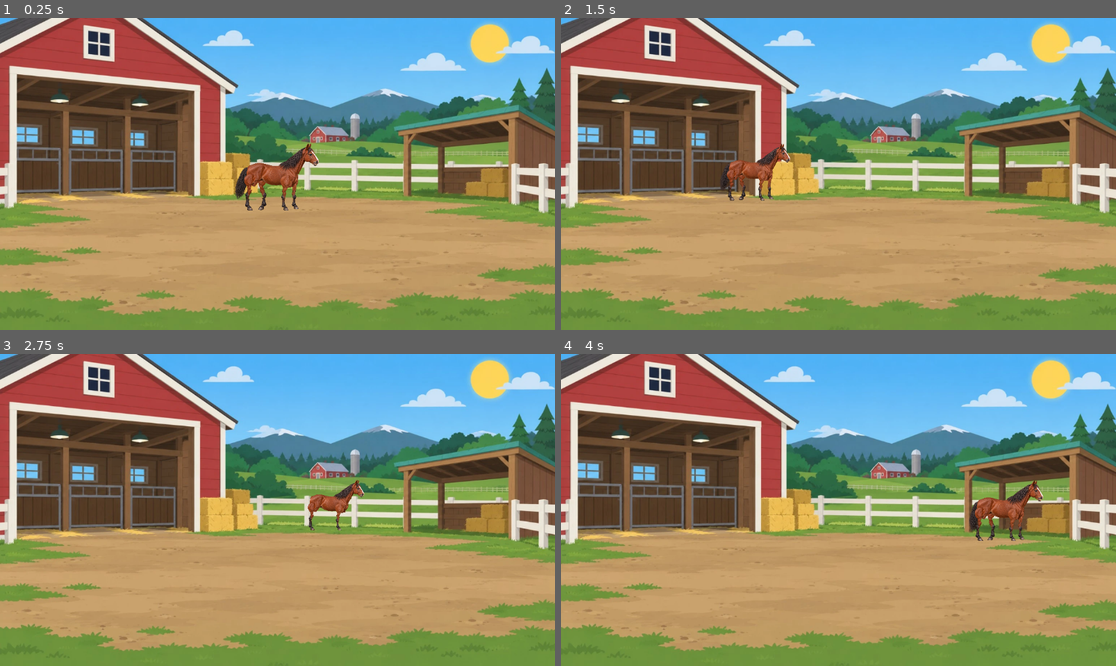
Above: before the commit, frames 1-4 (two rows, left to right).
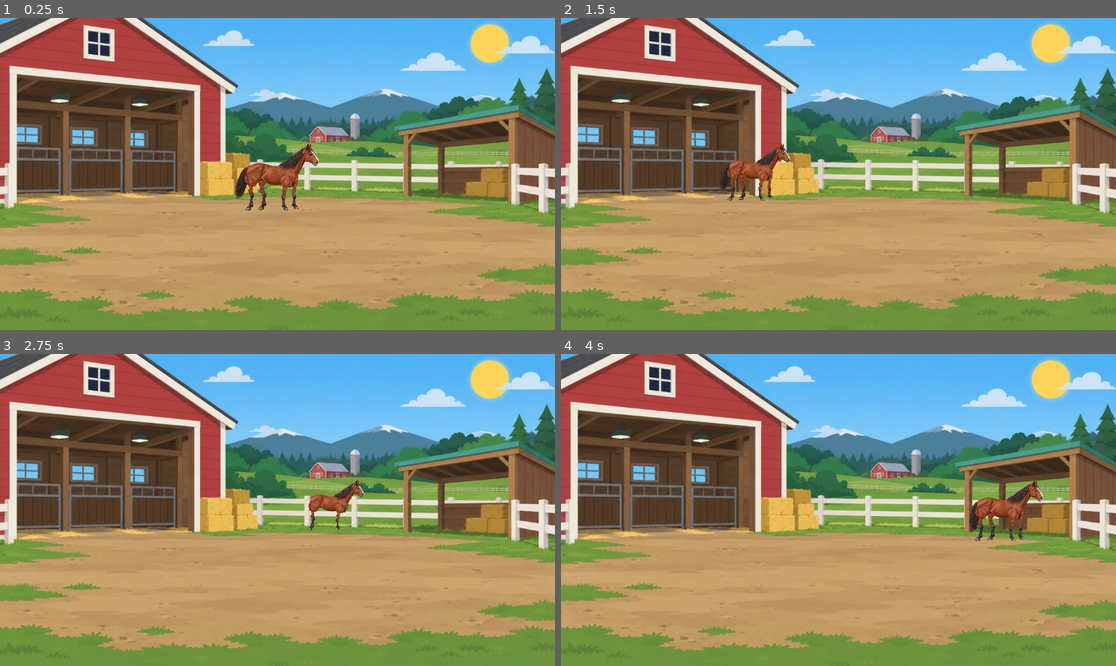
Above: after the commit, the same moments.

Repository: marceldubrig-hash/Pferd-und-Steve
Game: Godot game, scene res://scenes/main.tscn
The game is run twice, just before and just after one commit, with the same random seed, the same clock (stepped at 60 frames per second) and the same inputs.
Inputs (mouse positions are in pixels of both pictures, inside the frame that each line leads up to):
- Up to frame 1 (0.25 s): no input
- Up to frame 2 (1.5 s): move the mouse to (960, 158) at 0.52 s; click (960, 158) at 0.67 s; tap Enter at 1.25 s; drag from (727, 189) to (810, 236) at 1.27 s
- Up to frame 3 (2.75 s): move the mouse to (333, 441) at 2.02 s; click (333, 441) at 2.17 s
- Up to frame 4 (4 s): drag from (810, 572) to (672, 463) at 2.77 s; move the mouse to (1005, 556) at 3.52 s; click (1005, 556) at 3.67 s

The runs differ from the first frame. In frame 1, 0.1% of the frame differs, in the area x 43-47%, y 50-62%; in frame 2, less than 0.1%; in frame 3, less than 0.1%; in frame 4, less than 0.1%.

Commit message:
Correct reversed hind leg orientation

Diff:
--- a/scenes/horse_cutout_rig.tscn
+++ b/scenes/horse_cutout_rig.tscn
@@ -391,7 +391,7 @@
 "times": PackedFloat32Array(0, 0.36, 0.66, 0.96, 1.2),
 "transitions": PackedFloat32Array(1, 1, 1, 1, 1),
 "update": 0,
-"values": [0.0, -0.0698132, 0.0, 0.0872665, 0.0]
+"values": [0.0, 0.0698132, 0.0, -0.0872665, 0.0]
 }
 tracks/4/type = "value"
 tracks/4/imported = false
@@ -439,7 +439,7 @@
 "times": PackedFloat32Array(0, 0.36, 0.66, 0.96, 1.2),
 "transitions": PackedFloat32Array(1, 1, 1, 1, 1),
 "update": 0,
-"values": [0.0, 0.0872665, 0.0, -0.10472, 0.0]
+"values": [0.0, -0.0872665, 0.0, 0.10472, 0.0]
 }
 tracks/8/type = "value"
 tracks/8/imported = false
@@ -487,7 +487,7 @@
 "times": PackedFloat32Array(0, 0.36, 0.66, 0.96, 1.2),
 "transitions": PackedFloat32Array(1, 1, 1, 1, 1),
 "update": 0,
-"values": [0.0, -0.0349066, 0.0, 0.0523599, 0.0]
+"values": [0.0, 0.0349066, 0.0, -0.0523599, 0.0]
 }
 tracks/12/type = "value"
 tracks/12/imported = false
@@ -551,7 +551,7 @@
 
 [node name="HindNear" type="Node2D" parent="."]
 position = Vector2(-446, -74)
-scale = Vector2(0.5, 0.5)
+scale = Vector2(-0.5, 0.5)
 z_index = 1
 
 [node name="Upper" type="Sprite2D" parent="HindNear"]
